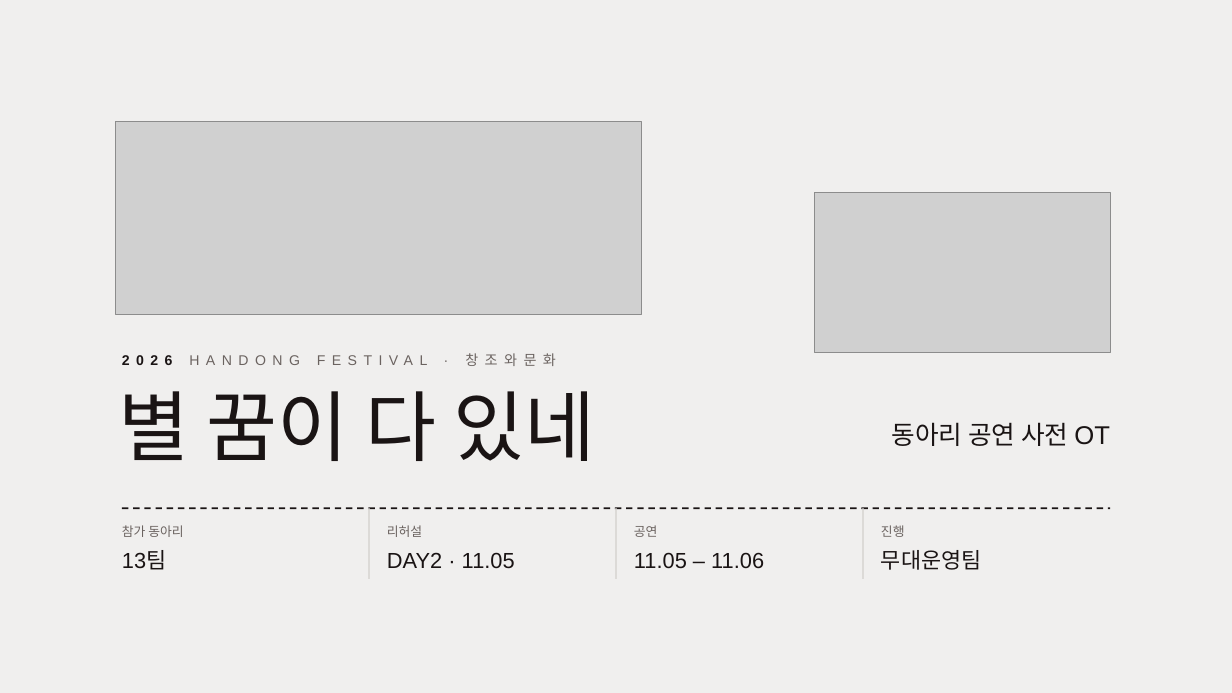
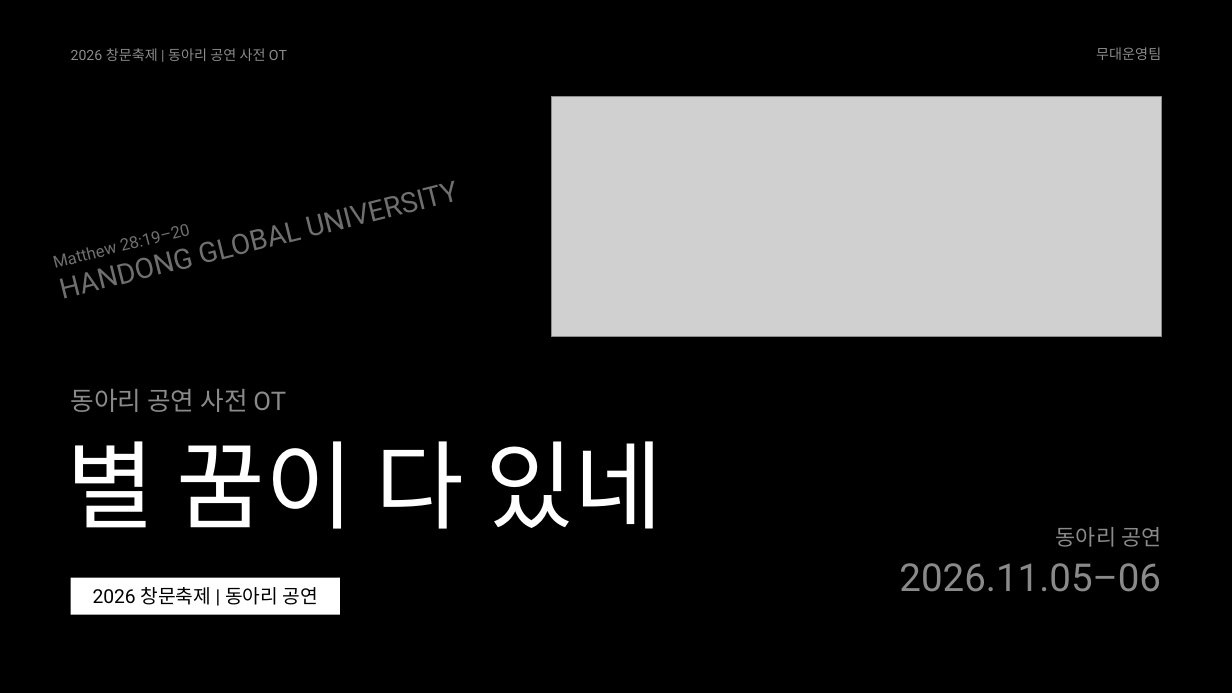
Before and after one commit to 22300576-star/-, a slide deck: slide 1 of 2026_창조와문화_동아리공연_사전OT.pptx. Drawn at 1232x693 pixels with LibreOffice and Linux fonts; fonts in the diff are those of the drawing; grey boxes stand for pictures; background and template pictures are left out. Boxes give left, top, right and bottom in pixels: in the first picture for what was removed or moved away, otherwise in the second. Text is boxed around its words. In the diff, an @@ line names an element or a change of style, - is before the commit and + after.

```diff
--- a/2026_창조와문화_동아리공연_사전OT.pptx
+++ b/2026_창조와문화_동아리공연_사전OT.pptx
@@ background picture (left out) to #000000 @@
@@ text added at <box>71,48,287,61</box>, 11 pt, text #8A8A8A @@
+2026 창문축제 | 동아리 공연 사전 OT
@@ text "무대운영팀": place and size @@
-text "무대운영팀" at <box>881,550,981,570</box>
+text "무대운영팀" at <box>1096,47,1161,60</box>
@@ text "무대운영팀" at <box>1096,47,1161,60</box>: size 17 to 11 pt, font Arial to Roboto, text colour #1A1414 to #8A8A8A; alignment left to right @@
@@ picture: place and size @@
-picture at <box>815,192,1110,353</box>
+picture at <box>552,96,1162,337</box>
@@ text "Matthew 28:19–20" at <box>122,231,162,256</box>: rotation 0 to 346 degrees @@
@@ picture removed at <box>116,122,641,314</box> @@
@@ text at <box>122,231,162,256</box>: text changed; size 11 to 22 pt; font Arial to Roboto; text colour #6B6360 to #6F6F6F @@
-2026 HANDONG FESTIVAL · 창조와문화
+Matthew 28:19–20
+HANDONG GLOBAL UNIVERSITY
@@ text "동아리 공연 사전 OT": place and size @@
-text "동아리 공연 사전 OT" at <box>891,422,1110,446</box>
+text "동아리 공연 사전 OT" at <box>71,389,286,412</box>
@@ text "동아리 공연 사전 OT" at <box>71,389,286,412</box>: font Arial to Roboto, text colour #1A1414 to #8A8A8A; alignment right to left @@
@@ text "별 꿈이 다 있네": place and size @@
-text "별 꿈이 다 있네" at <box>118,391,595,461</box>
+text "별 꿈이 다 있네" at <box>67,441,663,529</box>
@@ text "별 꿈이 다 있네" at <box>67,441,663,529</box>: size 60 to 75 pt, font Arial to Roboto, text colour #1A1414 to #FFFFFF @@
@@ line removed from (122, 508) to (1110, 508) @@
@@ line removed from (369, 508) to (369, 579) @@
@@ line removed from (616, 508) to (616, 579) @@
@@ line removed from (863, 508) to (863, 579) @@
@@ text removed at <box>387,525,422,537</box> @@
-리허설
@@ text removed at <box>634,525,658,537</box> @@
-공연
@@ text removed at <box>881,525,905,537</box> @@
-진행
@@ text at <box>1056,527,1161,547</box>: text changed; size 10 to 17 pt; font Arial to Roboto; text colour #6B6360 to #8A8A8A @@
-참가 동아리
+동아리 공연
@@ text removed at <box>122,551,166,570</box> @@
-13팀
@@ text removed at <box>387,552,515,569</box> @@
-DAY2 · 11.05
@@ text at <box>899,563,1161,592</box>: text changed; size 17 to 30 pt; font Arial to Roboto; text colour #1A1414 to #8A8A8A @@
-11.05 – 11.06
+2026.11.05–06
@@ rectangle added at <box>70,578,340,615</box>, fill #FFFFFF, 15 pt, text #000000 @@
+2026 창문축제 | 동아리 공연
```
Also in this commit, not shown: 10 other slides changed, 1 other file.
